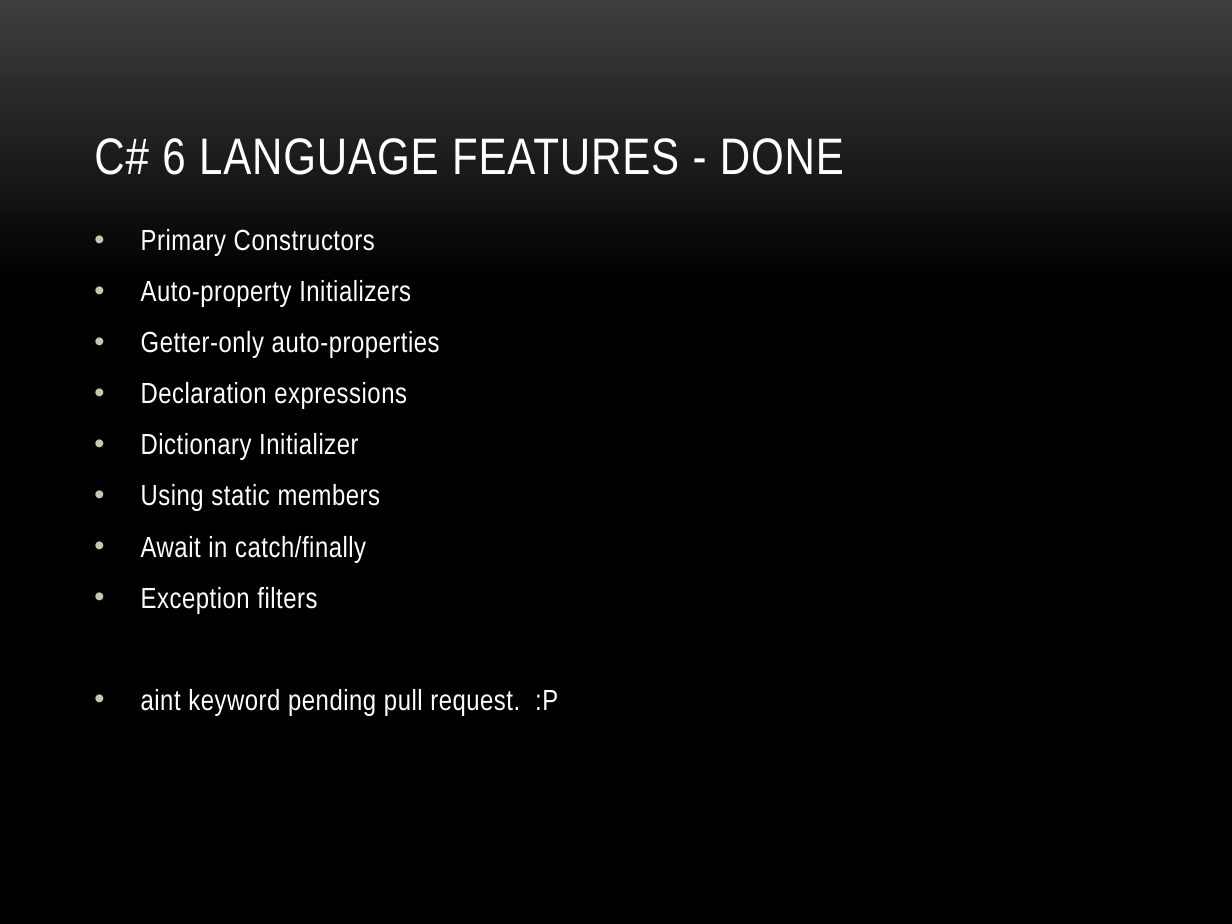
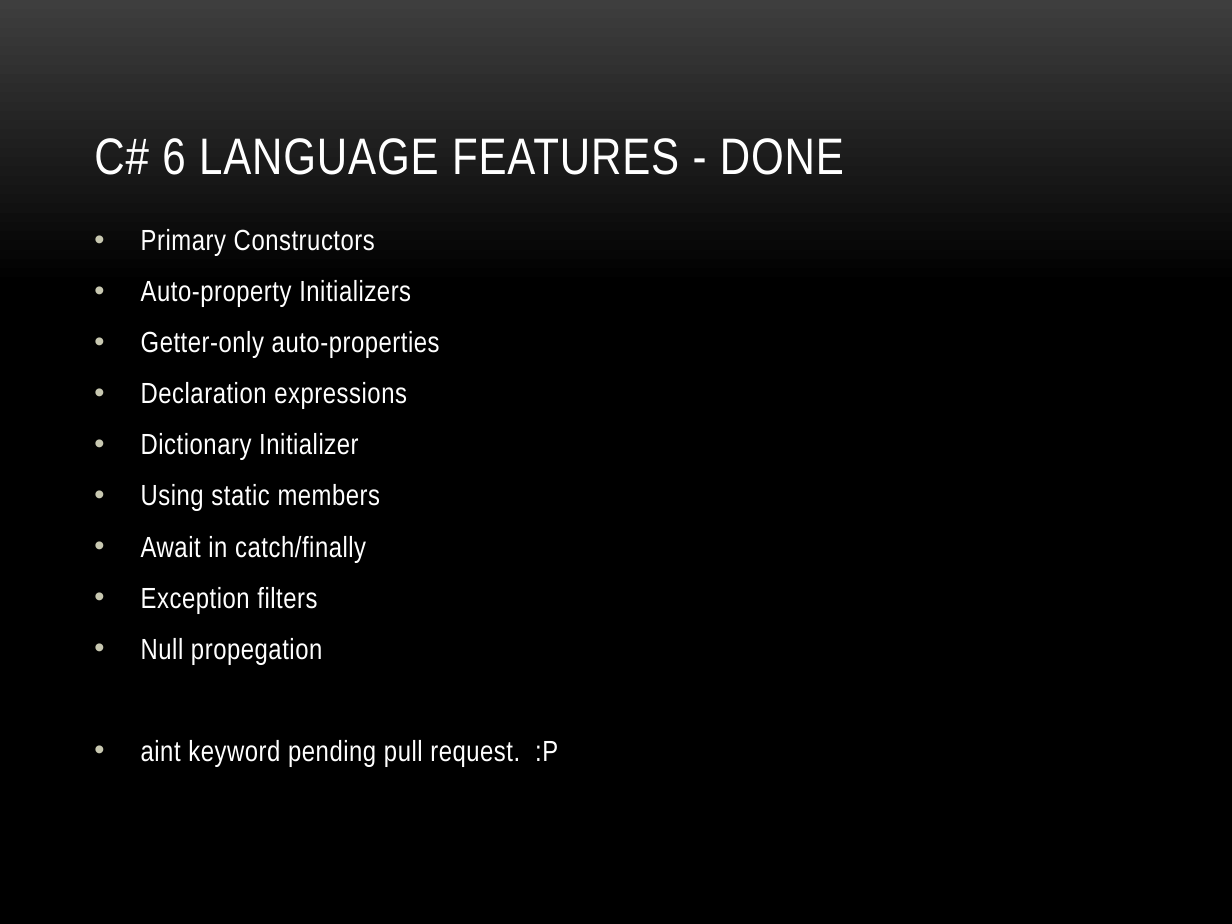
Before and after one commit to cabarney/C--v.Next, a slide deck: slide 12 of Slides.pptx. Drawn at 1232x924 pixels with LibreOffice and Linux fonts; fonts in the diff are those of the drawing; background and template pictures are left out. Boxes give left, top, right and bottom in pixels: in the first picture for what was removed or moved away, otherwise in the second. Text is boxed around its words. In the diff, an @@ line names an element or a change of style, - is before the commit and + after.

```diff
--- a/Slides.pptx
+++ b/Slides.pptx
@@ text at box(141, 638, 322, 664): paragraph added @@
+• Null propegation
```
Also in this commit, not shown: 5 other slides changed.
